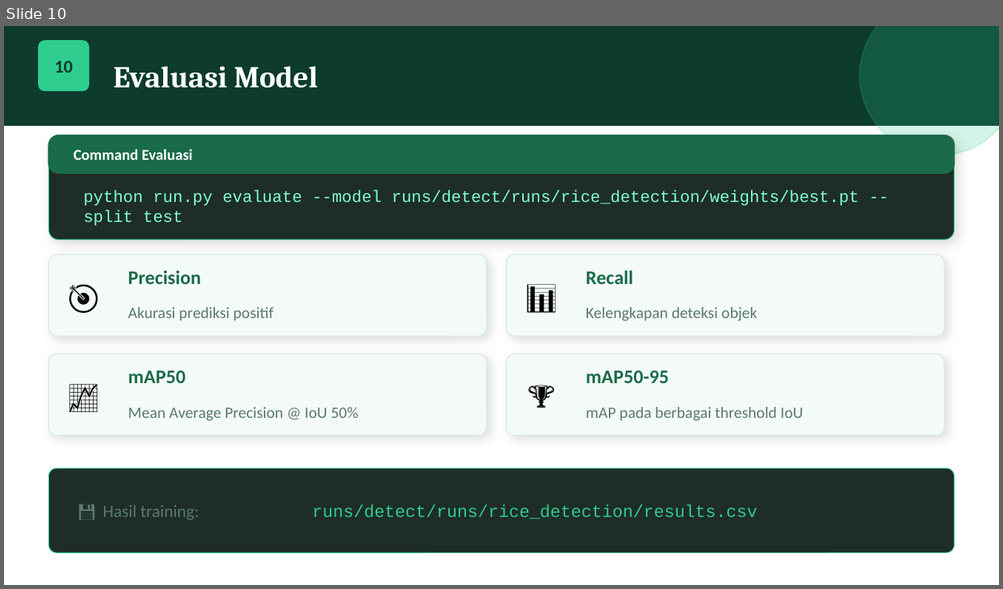
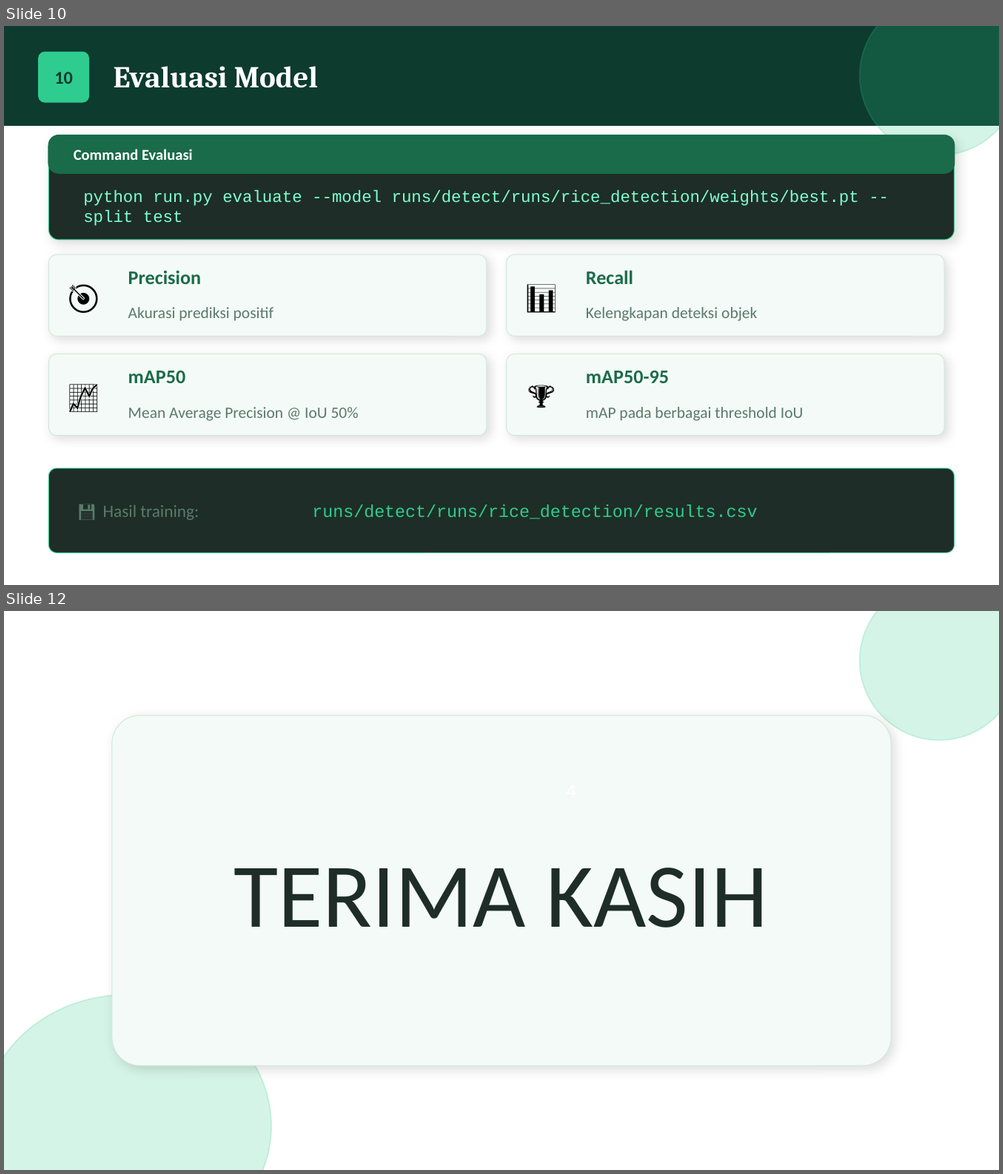
Before and after one commit to yadiefr/Machine-Learning-Deteksi-Objek-Beras, a slide deck: DeteksiBeras_YOLO.pptx. Shown one above the other, each under a label of ours: slide 10 before the commit, slides 10 and 12 after it; the slides between them are not shown. The pictures are 1003x589 and 1003x1174 pixels, drawn with LibreOffice and Linux fonts; fonts in the diff are those of the drawing. Boxes give left, top, right and bottom in pixels: in the first picture for what was removed or moved away, otherwise in the second. Text is boxed around its words. In the diff, an @@ line names an element or a change of style, - is before the commit and + after.

```diff
--- a/DeteksiBeras_YOLO.pptx
+++ b/DeteksiBeras_YOLO.pptx
@@ slide 12 added at [4,611,999,1170], background #FFFFFF @@
@@ ellipse added at [859,611,999,741], fill #2ECC8F at 20% opacity, outline #2ECC8F 1 pt @@
@@ rounded rectangle added at [112,715,891,1065], fill #F4FAF7, outline #D0E8DC 0.5 pt @@
@@ text added at [234,868,768,928], 66 pt, text #1E2D27 @@
+TERIMA KASIH
@@ ellipse added at [4,995,272,1170], fill #2ECC8F at 20% opacity, outline #2ECC8F 1 pt @@
@@ slide 10 changed as well @@
@@ text "10": place and size @@
-text "10" at [54,61,73,73]
+text "10" at [54,72,73,84]
@@ rounded rectangle: place and size @@
-rounded rectangle at [39,41,88,90]
+rounded rectangle at [39,52,88,101]
```
Also in this commit, not shown: 9 other slides changed, 4 slides removed, 4 other files.
